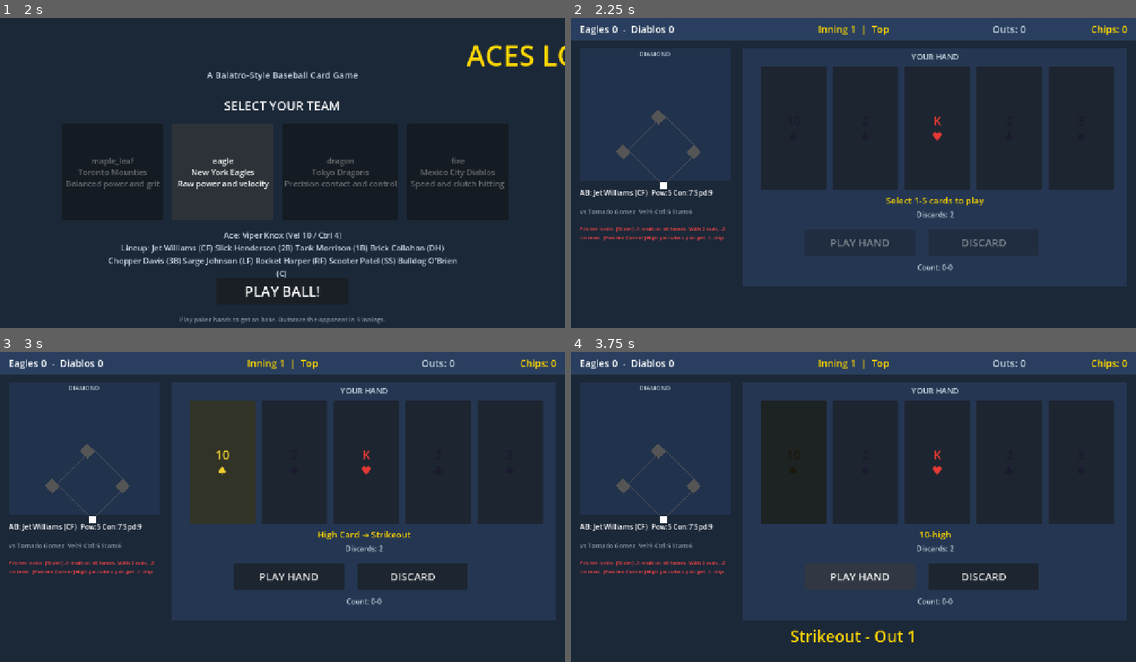
Above: before the commit, frames 1-4 (two rows, left to right).
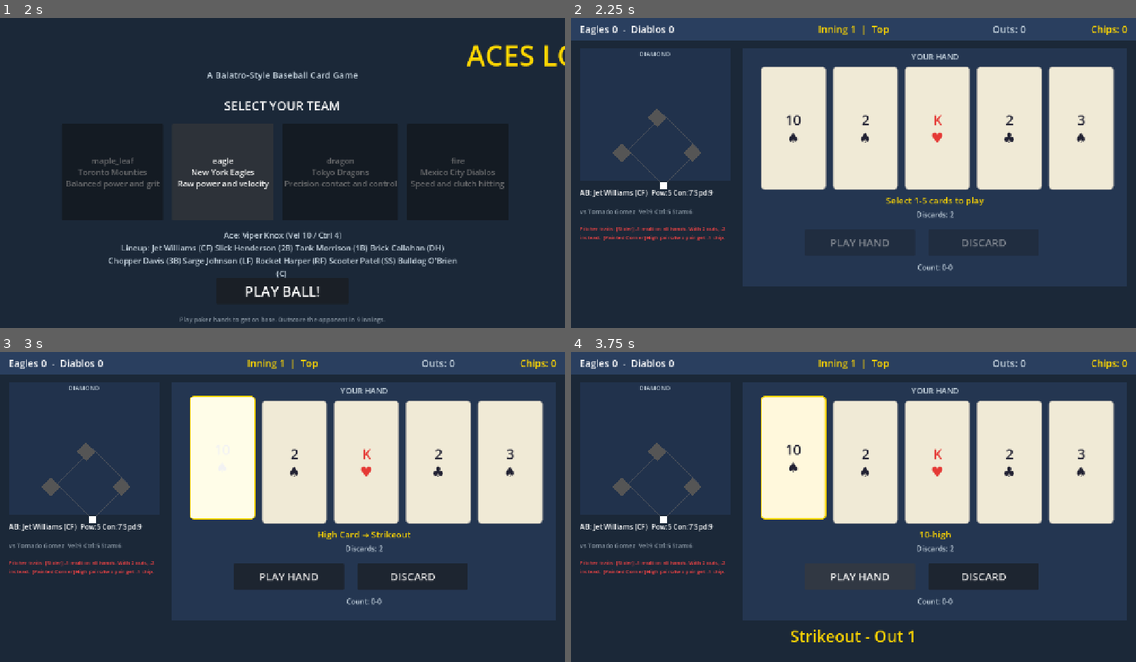
Above: after the commit, the same moments.

Repository: jakenbear/diamond-joker
Game: Godot game, scene res://scenes/title_scene.tscn
Same seed, same stepped clock (60 frames per second), same inputs: the game is played once before the commit and once after it.
Inputs:
- Up to frame 1 (2 s): click "eagle New York Eagles Raw pow…" at 0.5 s; click "eagle New York Eagles Raw pow…" at 1.25 s
- Up to frame 2 (2.25 s): click "PLAY BALL!" at 2 s
- Up to frame 3 (3 s): click "10 ♠" at 2.75 s
- Up to frame 4 (3.75 s): click "PLAY HAND" at 3.5 s

Frame 1 is identical in both runs. In frame 2, 23% of the frame differs, in the area x 7-97%, y 15-56%; in frame 3, 23%, in the area x 7-97%, y 14-56%; in frame 4, 23%.

Commit message:
Improve card readability with cream backgrounds and gold selection borders
Cards now have cream/white backgrounds so rank and suit text is always
visible. Selected cards get a gold border and raise up. Diamond bases
enlarged for better visibility.

Co-Authored-By: Claude Opus 4.6 <noreply@anthropic.com>

Diff:
--- a/godot/scenes/game_scene.gd
+++ b/godot/scenes/game_scene.gd
@@ -8,7 +8,7 @@
 #   Center:     Outcome overlay text
 
 const SUIT_SYMBOLS := {"H": "♥", "D": "♦", "C": "♣", "S": "♠"}
-const SUIT_COLORS := {"H": Color("#e53935"), "D": Color("#e53935"), "C": Color("#1a1a2e"), "S": Color("#1a1a2e")}
+const SUIT_COLORS := {"H": Color("#e53935"), "D": Color("#e53935"), "C": Color("#222233"), "S": Color("#222233")}
 const RANK_DISPLAY := {2:"2", 3:"3", 4:"4", 5:"5", 6:"6", 7:"7", 8:"8", 9:"9", 10:"10", 11:"J", 12:"Q", 13:"K", 14:"A"}
 
 # UI references
@@ -144,8 +144,8 @@
 		var base := ColorRect.new()
 		base.color = GameManager.COLORS["base_empty"]
 		var bp: Vector2 = base_positions[i]
-		base.position = Vector2(20 + bp.x - 12, 70 + bp.y - 12)
-		base.size = Vector2(24, 24)
+		base.position = Vector2(20 + bp.x - 15, 70 + bp.y - 15)
+		base.size = Vector2(30, 30)
 		base.rotation = deg_to_rad(45)
 		add_child(base)
 		base_indicators.append(base)
@@ -283,9 +283,35 @@
 
 func _create_card_button(index: int) -> Button:
 	var btn := Button.new()
-	btn.custom_minimum_size = Vector2(140, 200)
+	btn.custom_minimum_size = Vector2(145, 210)
 	btn.size_flags_horizontal = Control.SIZE_EXPAND_FILL
-	btn.add_theme_font_size_override("font_size", 28)
+	btn.add_theme_font_size_override("font_size", 32)
+
+	# Cream background so card text is always readable
+	var bg_style := StyleBoxFlat.new()
+	bg_style.bg_color = Color("#f0ead6")
+	bg_style.corner_radius_top_left = 8
+	bg_style.corner_radius_top_right = 8
+	bg_style.corner_radius_bottom_left = 8
+	bg_style.corner_radius_bottom_right = 8
+	bg_style.border_width_left = 2
+	bg_style.border_width_right = 2
+	bg_style.border_width_top = 2
+	bg_style.border_width_bottom = 2
+	bg_style.border_color = Color("#999999")
+	btn.add_theme_stylebox_override("normal", bg_style)
+
+	# Hover style — slight highlight
+	var hover_style := bg_style.duplicate()
+	hover_style.bg_color = Color("#fffde8")
+	hover_style.border_color = Color("#ffd700")
+	btn.add_theme_stylebox_override("hover", hover_style)
+
+	# Pressed style
+	var press_style := bg_style.duplicate()
+	press_style.bg_color = Color("#e8e0c0")
+	btn.add_theme_stylebox_override("pressed", press_style)
+
 	btn.pressed.connect(_on_card_toggled.bind(index))
 	return btn
 
@@ -382,14 +408,39 @@
 			card_buttons[i].visible = true
 
 			# Color based on suit
-			var suit_color: Color = SUIT_COLORS.get(card["suit"], Color.WHITE)
+			var suit_color: Color = SUIT_COLORS.get(card["suit"], Color.BLACK)
 			card_buttons[i].add_theme_color_override("font_color", suit_color)
 
-			# Selection highlight
+			# Selection highlight — gold border + raised look
 			if i in selected_indices:
-				card_buttons[i].modulate = Color(1.0, 0.85, 0.2, 1.0)
+				var sel_style := StyleBoxFlat.new()
+				sel_style.bg_color = Color("#fff8dc")
+				sel_style.corner_radius_top_left = 8
+				sel_style.corner_radius_top_right = 8
+				sel_style.corner_radius_bottom_left = 8
+				sel_style.corner_radius_bottom_right = 8
+				sel_style.border_width_left = 3
+				sel_style.border_width_right = 3
+				sel_style.border_width_top = 3
+				sel_style.border_width_bottom = 3
+				sel_style.border_color = Color("#ffd700")
+				card_buttons[i].add_theme_stylebox_override("normal", sel_style)
+				card_buttons[i].position.y = -10  # raise selected card
 			else:
-				card_buttons[i].modulate = Color.WHITE
+				# Reset to default cream style
+				var def_style := StyleBoxFlat.new()
+				def_style.bg_color = Color("#f0ead6")
+				def_style.corner_radius_top_left = 8
+				def_style.corner_radius_top_right = 8
+				def_style.corner_radius_bottom_left = 8
+				def_style.corner_radius_bottom_right = 8
+				def_style.border_width_left = 2
+				def_style.border_width_right = 2
+				def_style.border_width_top = 2
+				def_style.border_width_bottom = 2
+				def_style.border_color = Color("#999999")
+				card_buttons[i].add_theme_stylebox_override("normal", def_style)
+				card_buttons[i].position.y = 0
 		else:
 			card_buttons[i].visible = false
 
